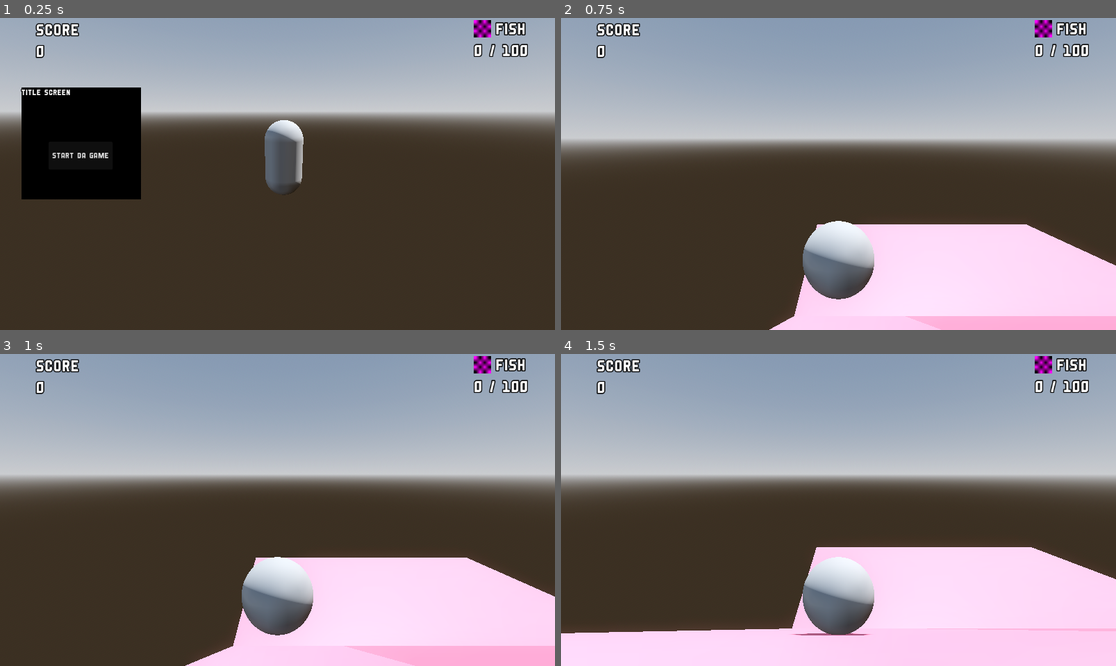
Above: before the commit, frames 1-4 (two rows, left to right).
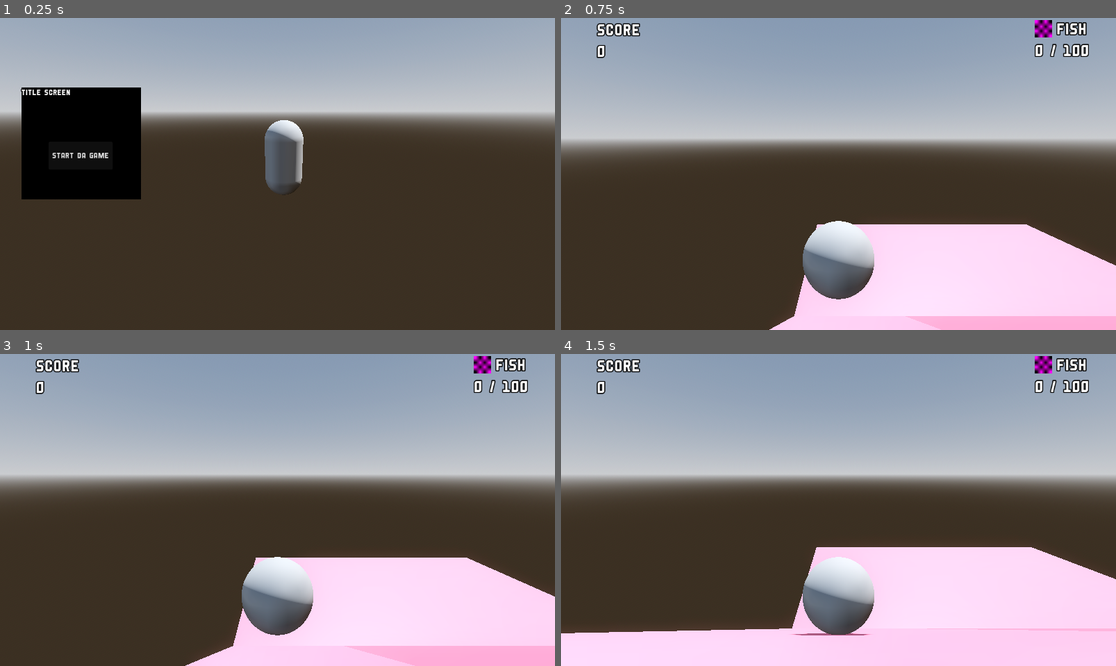
Above: after the commit, the same moments.

Repository: enmae/20-Games-Challenge-Jam-2025
Game: Godot game, scene res://scenes/title_screen/title_screen.tscn
Same seed, same stepped clock (60 frames per second), same inputs: the game is played once before the commit and once after it.
Inputs (mouse positions are in pixels of both pictures, inside the frame that each line leads up to):
- Up to frame 1 (0.25 s): no input
- Up to frame 2 (0.75 s): click "START DA GAME" at 0.5 s
- Up to frame 3 (1 s): no input
- Up to frame 4 (1.5 s): move the mouse to (960, 494) at 1.27 s

The runs differ from the first frame. In frame 1, 1.0% of the frame differs, in the area x 6-96%, y 0-13%; in frame 2, nothing differs; in frame 3, nothing differs; in frame 4, nothing differs.

Commit message:
Refactored so UI doesn't show until HUD loads; Refactored UI updates to game events autoload and removed ui from autoload

Diff:
--- /dev/null
+++ b/Super Monkey Ball Clone/super-monkey-ball-clone/autoloads/GameEvents.tscn
@@ -0,0 +1,6 @@
+[gd_scene load_steps=2 format=3 uid="uid://cqtw3g51mggyh"]
+
+[ext_resource type="Script" uid="uid://y4ksv8ul1l8u" path="res://autoloads/game_events.gd" id="1_3h0kj"]
+
+[node name="GameEvents" type="Node"]
+script = ExtResource("1_3h0kj")
--- /dev/null
+++ b/Super Monkey Ball Clone/super-monkey-ball-clone/autoloads/game_events.gd
@@ -0,0 +1,18 @@
+extends Node
+
+signal life_added()
+signal life_removed()
+signal update_total_score(new_score: int)
+signal update_fish_count(fish_count: int)
+
+func emit_life_added():
+    life_added.emit()
+
+func emit_life_removed():
+    life_removed.emit()
+
+func emit_update_total_score(new_score: int):
+    update_total_score.emit(new_score)
+
+func emit_update_fish_count(fish_count: int):
+    update_fish_count.emit(fish_count)
--- a/Super Monkey Ball Clone/super-monkey-ball-clone/prefabs/collectables/fish/fish.gd
+++ b/Super Monkey Ball Clone/super-monkey-ball-clone/prefabs/collectables/fish/fish.gd
@@ -3,7 +3,7 @@
 const SCORE = 100.0
 
 func _on_area_3d_body_entered(body: Node3D):
-    if (body.is_in_group("character")):
-        TotalScore.update_score(SCORE)
-        FishCount.update_collected_fish_count(1)
-        queue_free()
+	if (body.is_in_group("character")):
+		GameEvents.emit_update_total_score(SCORE)
+		GameEvents.emit_update_fish_count(1)
+		queue_free()
--- a/Super Monkey Ball Clone/super-monkey-ball-clone/prefabs/collectables/fish/fish.tscn
+++ b/Super Monkey Ball Clone/super-monkey-ball-clone/prefabs/collectables/fish/fish.tscn
@@ -1,6 +1,8 @@
-[gd_scene load_steps=5 format=3 uid="uid://dg2tjeo0eo4rf"]
+[gd_scene load_steps=7 format=3 uid="uid://dg2tjeo0eo4rf"]
 
 [ext_resource type="Script" uid="uid://dpj4nn1jgcbra" path="res://prefabs/collectables/fish/fish.gd" id="1_xlurk"]
+[ext_resource type="PackedScene" uid="uid://bhhtuwihhbr1t" path="res://prefabs/ui/score/total_score.tscn" id="2_73nod"]
+[ext_resource type="PackedScene" uid="uid://bafghw5sjkie1" path="res://prefabs/ui/fish_count/fish_count.tscn" id="3_4b3wd"]
 
 [sub_resource type="PhysicsMaterial" id="PhysicsMaterial_elena"]
 
@@ -11,6 +13,8 @@
 [node name="Fish" type="StaticBody3D"]
 physics_material_override = SubResource("PhysicsMaterial_elena")
 script = ExtResource("1_xlurk")
+total_score = ExtResource("2_73nod")
+fish_count = ExtResource("3_4b3wd")
 
 [node name="CollisionBody3D" type="CollisionShape3D" parent="."]
 transform = Transform3D(-2.18557e-08, -0.5, 0, 0.5, -2.18557e-08, 0, 0, 0, 0.5, 0, 0, 0)
--- a/Super Monkey Ball Clone/super-monkey-ball-clone/prefabs/death_zone/death_zone.gd
+++ b/Super Monkey Ball Clone/super-monkey-ball-clone/prefabs/death_zone/death_zone.gd
@@ -1,6 +1,6 @@
 extends Area3D
 
 func _on_body_entered(body:Node3D) -> void:
-    LivesUI.remove_life()
-    print("died")
-    ## TODO: Re-position the player at the start of the level
+	GameEvents.emit_life_removed()
+	print("died")
+	## TODO: Re-position the player at the start of the level
--- a/Super Monkey Ball Clone/super-monkey-ball-clone/prefabs/ui/fish_count/fish_count.gd
+++ b/Super Monkey Ball Clone/super-monkey-ball-clone/prefabs/ui/fish_count/fish_count.gd
@@ -6,11 +6,14 @@
 
 var count = 0
 
-func update_collected_fish_count(value: int):
+func _ready() -> void:
+    GameEvents.update_fish_count.connect(on_update_fish_count)
+
+func on_update_fish_count(value: int):
     count += value
 
     if (count >= 100):
-        LivesUI.add_life()
+        GameEvents.emit_life_added()
         count = 0
 
     collected_fish_count.text = str(count) + " / " + str(MAX_FISH)
--- /dev/null
+++ b/Super Monkey Ball Clone/super-monkey-ball-clone/prefabs/ui/hud/hud.gd
@@ -0,0 +1,18 @@
+extends CanvasLayer
+
+@onready var lives_ui = $%LivesUI
+@onready var fish_count = $%FishCount
+@onready var total_score = $%TotalScore
+
+func _ready() -> void:
+	show_hud()
+
+func show_hud():
+	lives_ui.visible = true
+	fish_count.visible = true
+	total_score.visible = true
+
+func hide_hud():
+	lives_ui.visible = false
+	fish_count.visible = false
+	total_score.visible = false
--- /dev/null
+++ b/Super Monkey Ball Clone/super-monkey-ball-clone/prefabs/ui/hud/hud.tscn
@@ -0,0 +1,21 @@
+[gd_scene load_steps=5 format=3 uid="uid://ynxhpflixwav"]
+
+[ext_resource type="Script" uid="uid://cjumovlj551th" path="res://prefabs/ui/hud/hud.gd" id="1_dsf3i"]
+[ext_resource type="PackedScene" uid="uid://b4qq6ossnjq0c" path="res://prefabs/ui/lives/lives_ui.tscn" id="2_3f6uq"]
+[ext_resource type="PackedScene" uid="uid://bafghw5sjkie1" path="res://prefabs/ui/fish_count/fish_count.tscn" id="3_f7va4"]
+[ext_resource type="PackedScene" uid="uid://bhhtuwihhbr1t" path="res://prefabs/ui/score/total_score.tscn" id="4_16ybw"]
+
+[node name="HUD" type="CanvasLayer"]
+script = ExtResource("1_dsf3i")
+
+[node name="FishCount" parent="." instance=ExtResource("3_f7va4")]
+unique_name_in_owner = true
+visible = false
+
+[node name="LivesUI" parent="." instance=ExtResource("2_3f6uq")]
+unique_name_in_owner = true
+visible = false
+
+[node name="TotalScore" parent="." instance=ExtResource("4_16ybw")]
+unique_name_in_owner = true
+visible = false
--- a/Super Monkey Ball Clone/super-monkey-ball-clone/prefabs/ui/lives/lives_ui.gd
+++ b/Super Monkey Ball Clone/super-monkey-ball-clone/prefabs/ui/lives/lives_ui.gd
@@ -5,12 +5,16 @@
 
 var lives = 0
 
-func add_life():
+func _ready() -> void:
+	GameEvents.life_added.connect(on_life_added)
+	GameEvents.life_removed.connect(on_life_removed)
+
+func on_life_added():
 	var life_image_scene = life_image.instantiate()
 	life_container.add_child(life_image_scene)
 	lives += 1
 
-func remove_life():
+func on_life_removed():
 	lives -= 1
 
 	var child = life_container.get_child(0)
--- a/Super Monkey Ball Clone/super-monkey-ball-clone/prefabs/ui/score/total_score.gd
+++ b/Super Monkey Ball Clone/super-monkey-ball-clone/prefabs/ui/score/total_score.gd
@@ -5,7 +5,8 @@
 
 func _ready() -> void:
     totalScore.text = str(score)
+    GameEvents.update_total_score.connect(on_update_score)
 
-func update_score(points: int):
+func on_update_score(points: int):
     score += points
     totalScore.text = str(score)
--- a/Super Monkey Ball Clone/super-monkey-ball-clone/project.godot
+++ b/Super Monkey Ball Clone/super-monkey-ball-clone/project.godot
@@ -17,9 +17,7 @@
 
 [autoload]
 
-TotalScore="*res://prefabs/ui/score/total_score.tscn"
-FishCount="*res://prefabs/ui/fish_count/fish_count.tscn"
-LivesUI="*res://prefabs/ui/lives/lives_ui.tscn"
+GameEvents="*res://autoloads/GameEvents.tscn"
 
 [editor_plugins]
 
@@ -29,6 +27,7 @@
 
 folder_colors={
 "res://assets/": "red",
+"res://autoloads/": "purple",
 "res://downloads/": "purple",
 "res://prefabs/": "green",
 "res://scenes/": "yellow"
--- a/Super Monkey Ball Clone/super-monkey-ball-clone/scenes/greybox/greybox.tscn
+++ b/Super Monkey Ball Clone/super-monkey-ball-clone/scenes/greybox/greybox.tscn
@@ -1,9 +1,10 @@
-[gd_scene load_steps=8 format=3 uid="uid://06pacwgoo4wh"]
+[gd_scene load_steps=9 format=3 uid="uid://06pacwgoo4wh"]
 
 [ext_resource type="PackedScene" uid="uid://gbuuwgqqie5d" path="res://assets/models/greybox/greybox.gltf" id="1_xwyt4"]
 [ext_resource type="PackedScene" uid="uid://bfywu8if32nt2" path="res://prefabs/character/character.tscn" id="2_mi44d"]
 [ext_resource type="PackedScene" uid="uid://c8fgapv0b0xay" path="res://prefabs/death_zone/death_zone.tscn" id="4_7uk4v"]
 [ext_resource type="PackedScene" uid="uid://dg2tjeo0eo4rf" path="res://prefabs/collectables/fish/fish.tscn" id="4_rss2v"]
+[ext_resource type="PackedScene" uid="uid://ynxhpflixwav" path="res://prefabs/ui/hud/hud.tscn" id="5_7uk4v"]
 
 [sub_resource type="ProceduralSkyMaterial" id="ProceduralSkyMaterial_62ugy"]
 sky_horizon_color = Color(0.662243, 0.671743, 0.686743, 1)
@@ -338,5 +339,7 @@
 [node name="DeathZone" parent="." instance=ExtResource("4_7uk4v")]
 transform = Transform3D(1, 0, 0, 0, 1, 0, 0, 0, 1, -7.5253, -36.0339, -5.52898)
 
+[node name="HUD" parent="." instance=ExtResource("5_7uk4v")]
+
 [editable path="greybox"]
 [editable path="DeathZone"]
Not shown, added: Super Monkey Ball Clone/super-monkey-ball-clone/autoloads/game_events.gd.uid
Not shown, added: Super Monkey Ball Clone/super-monkey-ball-clone/prefabs/ui/hud/hud.gd.uid
